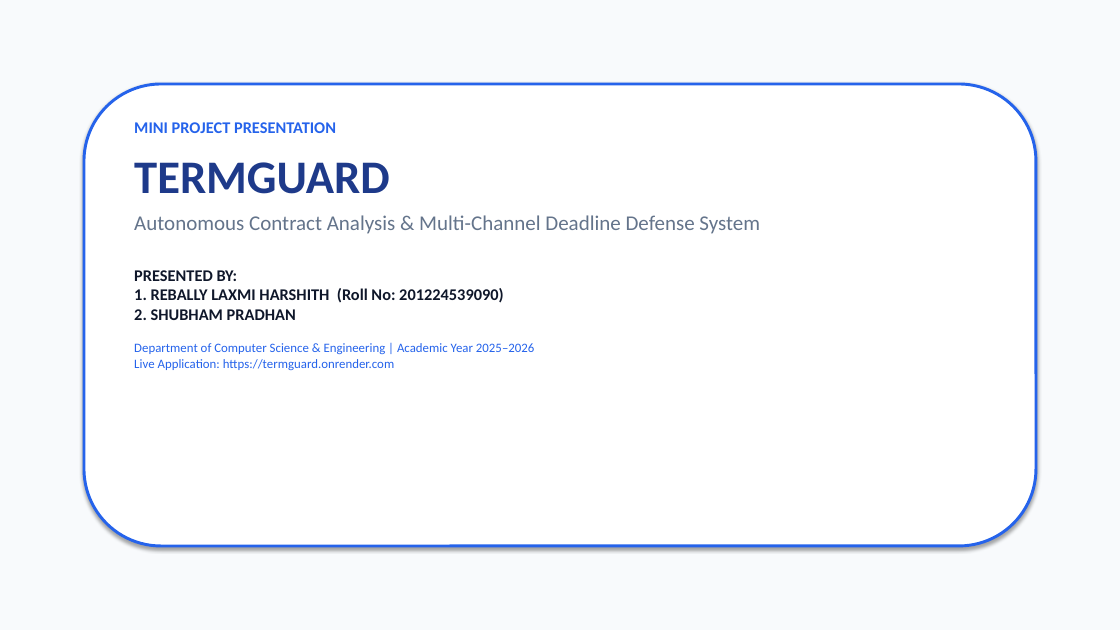
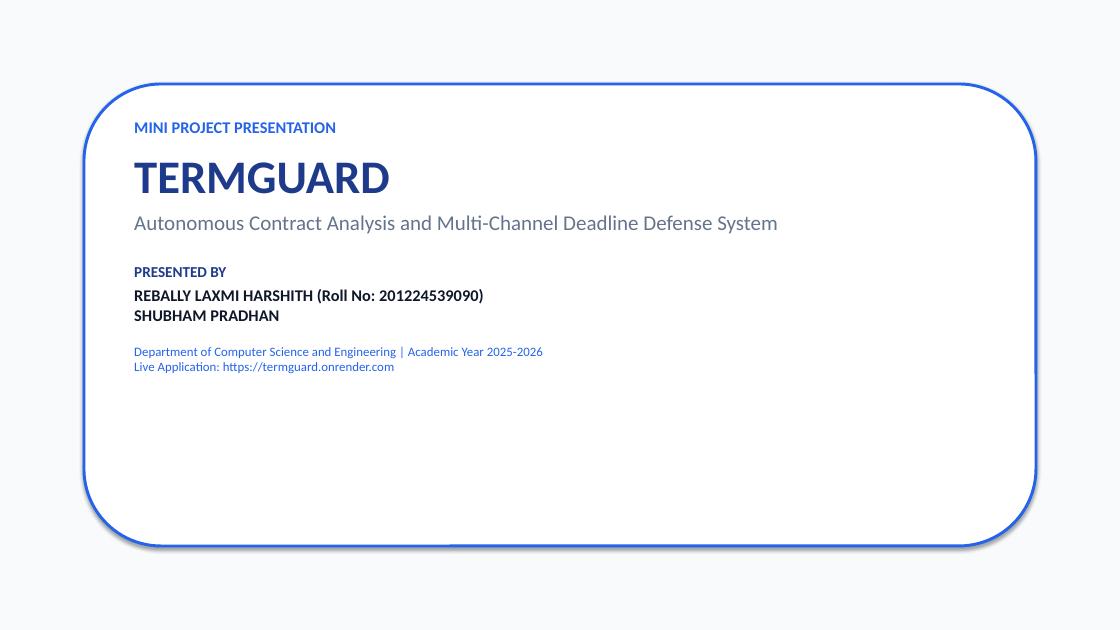
Before and after one commit to laxmiharshithrebally-a11y/TermGuard, a slide deck: slide 1 of TermGuard_Mini_Project_Presentation.pptx. Drawn at 1120x630 pixels with LibreOffice and Linux fonts; fonts in the diff are those of the drawing. Boxes give left, top, right and bottom in pixels: in the first picture for what was removed or moved away, otherwise in the second. Text is boxed around its words. In the diff, an @@ line names an element or a change of style, - is before the commit and + after.

```diff
--- a/TermGuard_Mini_Project_Presentation.pptx
+++ b/TermGuard_Mini_Project_Presentation.pptx
@@ text at bbox=[134, 215, 778, 373]: text changed @@
-Autonomous Contract Analysis & Multi-Channel Deadline Defense System
-PRESENTED BY:
-1. REBALLY LAXMI HARSHITH (Roll No: 201224539090)
-2. SHUBHAM PRADHAN
-Department of Computer Science & Engineering | Academic Year 2025–2026
-Live Application: https://termguard.onrender.com
+Autonomous Contract Analysis and Multi-Channel Deadline Defense System
+PRESENTED BY
+REBALLY LAXMI HARSHITH (Roll No: 201224539090)
+SHUBHAM PRADHAN
+Department of Computer Science and Engineering | Academic Year 2025-2026
+Live Application: https://termguard.onrender.com
```
Also in this commit, not shown: 13 other slides changed, 1 other file.
